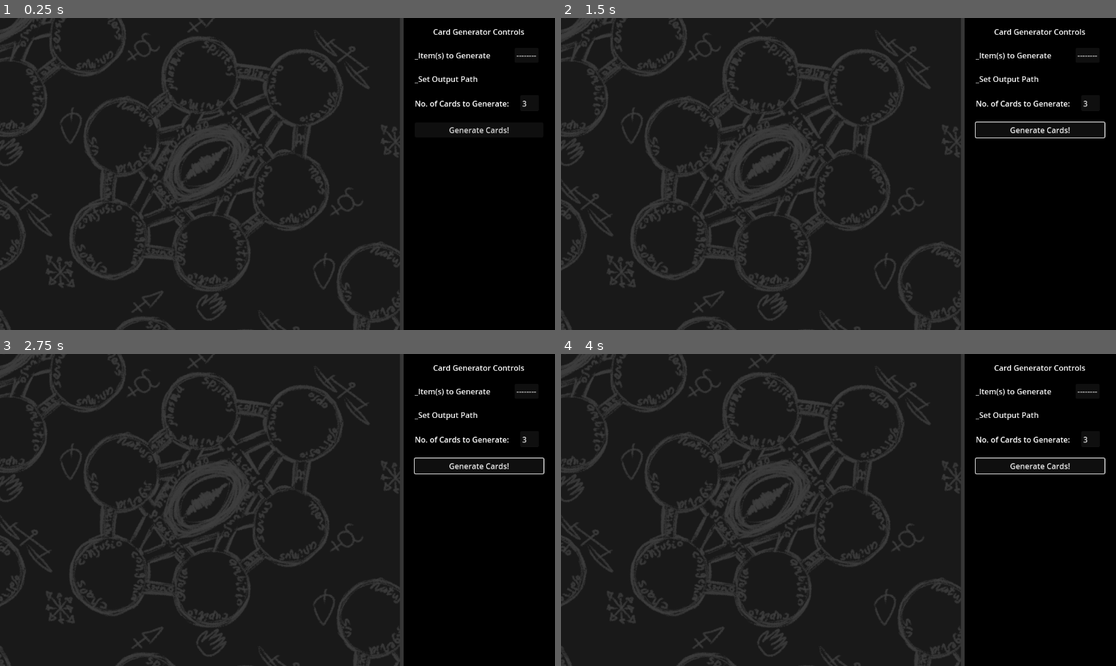
Above: before the commit, frames 1-4 (two rows, left to right).
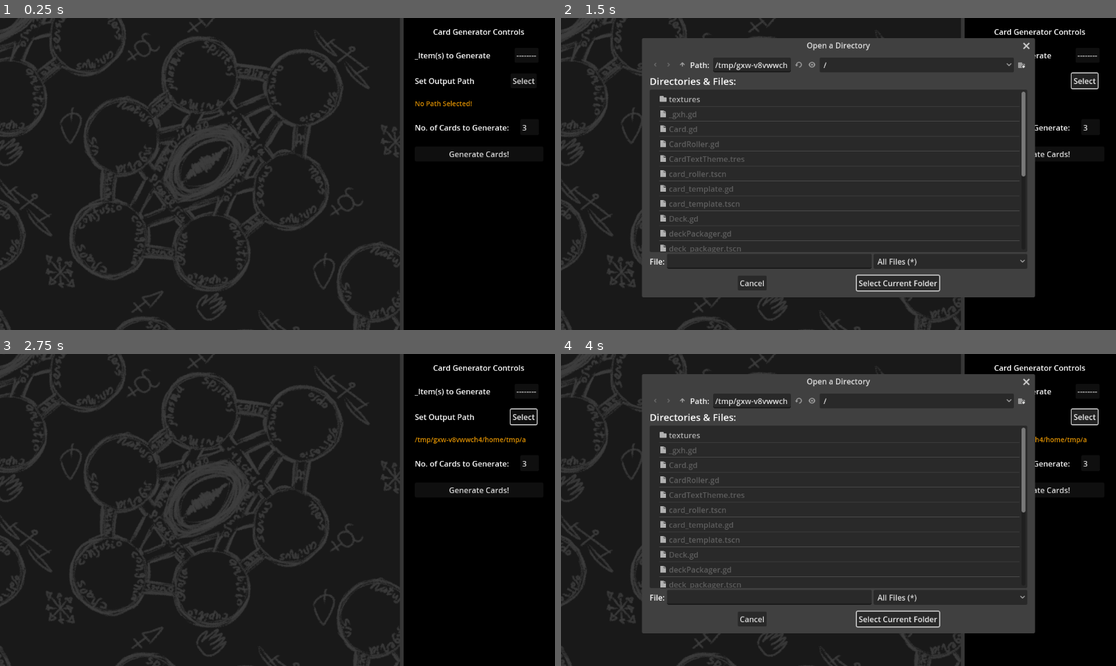
Above: after the commit, the same moments.

Repository: Blue-Kobold/Masters-of-Mana
Game: Godot game, scene res://main_screen.tscn
The game is run twice, just before and just after one commit, with the same random seed, the same clock (stepped at 60 frames per second) and the same inputs.
Inputs (mouse positions are in pixels of both pictures, inside the frame that each line leads up to):
- Up to frame 1 (0.25 s): no input
- Up to frame 2 (1.5 s): click "Generate Cards!" at 0.5 s; click (1082, 80) at 1.25 s, where only the run after the commit has a clickable "Select"
- Up to frame 3 (2.75 s): click (338, 619) at 2 s, where only the run after the commit has a clickable "Select Current Folder"
- Up to frame 4 (4 s): click "Generate Cards!" at 2.75 s; click (1082, 416) at 3.5 s, where only the run after the commit has a clickable "Select"

The runs differ from the first frame. In frame 1, 0.8% of the frame differs, in the area x 74-97%, y 18-45%; in frame 2, 25%; in frame 3, 1.1%; in frame 4, 25%, in the area x 14-99%, y 6-90%.

Commit message:
Added Dir Selection

Diff:
--- a/main_screen.tscn
+++ b/main_screen.tscn
@@ -1,5 +1,6 @@
-[gd_scene load_steps=4 format=3 uid="uid://dycssoiecdk7r"]
-
+[gd_scene load_steps=5 format=3 uid="uid://dycssoiecdk7r"]
+
+[ext_resource type="Script" path="res://ui_handler.gd" id="1_avh4f"]
 [ext_resource type="Script" path="res://CardRoller.gd" id="1_svu8i"]
 [ext_resource type="Texture2D" uid="uid://bf8mbquf68jdb" path="res://textures/Chalk_Affinity_Sigil.png" id="2_86o2s"]
 
@@ -12,6 +13,7 @@
 anchor_bottom = 1.0
 grow_horizontal = 2
 grow_vertical = 2
+script = ExtResource("1_avh4f")
 
 [node name="ColorRect" type="ColorRect" parent="."]
 layout_mode = 1
@@ -29,112 +31,96 @@
 self_modulate = Color(1, 1, 1, 0.160784)
 position = Vector2(420.597, 320.604)
 rotation = 0.908238
-scale = Vector2(1, 1)
 texture = ExtResource("2_86o2s")
 
 [node name="ChalkAffinitySigil2" type="Sprite2D" parent="Node2D"]
 self_modulate = Color(1, 1, 1, 0.160784)
 position = Vector2(-1.40308, -0.395874)
 rotation = 0.908238
-scale = Vector2(1, 1)
 texture = ExtResource("2_86o2s")
 
 [node name="ChalkAffinitySigil3" type="Sprite2D" parent="Node2D"]
 self_modulate = Color(1, 1, 1, 0.160784)
 position = Vector2(-238.403, 626.604)
 rotation = 0.908238
-scale = Vector2(1, 1)
 texture = ExtResource("2_86o2s")
 
 [node name="ChalkAffinitySigil4" type="Sprite2D" parent="Node2D"]
 self_modulate = Color(1, 1, 1, 0.160784)
 position = Vector2(304.597, 902.604)
 rotation = 0.908238
-scale = Vector2(1, 1)
 texture = ExtResource("2_86o2s")
 
 [node name="ChalkAffinitySigil5" type="Sprite2D" parent="Node2D"]
 self_modulate = Color(1, 1, 1, 0.160784)
 position = Vector2(946, 623)
 rotation = 0.908238
-scale = Vector2(1, 1)
 texture = ExtResource("2_86o2s")
 
 [node name="ChalkAffinitySigil6" type="Sprite2D" parent="Node2D"]
 self_modulate = Color(1, 1, 1, 0.160784)
 position = Vector2(1116, 50)
 rotation = 0.908238
-scale = Vector2(1, 1)
 texture = ExtResource("2_86o2s")
 
 [node name="ChalkAffinitySigil7" type="Sprite2D" parent="Node2D"]
 self_modulate = Color(1, 1, 1, 0.160784)
 position = Vector2(665, -310)
 rotation = 0.908238
-scale = Vector2(1, 1)
 texture = ExtResource("2_86o2s")
 
 [node name="ChalkAffinitySigil8" type="Sprite2D" parent="Node2D"]
 self_modulate = Color(1, 1, 1, 0.160784)
 position = Vector2(1579, 390)
 rotation = 0.908238
-scale = Vector2(1, 1)
 texture = ExtResource("2_86o2s")
 
 [node name="ChalkAffinitySigil9" type="Sprite2D" parent="Node2D"]
 self_modulate = Color(1, 1, 1, 0.160784)
 position = Vector2(1352, 987)
 rotation = 0.908238
-scale = Vector2(1, 1)
 texture = ExtResource("2_86o2s")
 
 [node name="ChalkAffinitySigil10" type="Sprite2D" parent="Node2D"]
 self_modulate = Color(1, 1, 1, 0.160784)
 position = Vector2(726, 1252)
 rotation = 0.908238
-scale = Vector2(1, 1)
 texture = ExtResource("2_86o2s")
 
 [node name="ChalkAffinitySigil11" type="Sprite2D" parent="Node2D"]
 self_modulate = Color(1, 1, 1, 0.160784)
 position = Vector2(106, 1512)
 rotation = 0.908238
-scale = Vector2(1, 1)
 texture = ExtResource("2_86o2s")
 
 [node name="ChalkAffinitySigil12" type="Sprite2D" parent="Node2D"]
 self_modulate = Color(1, 1, 1, 0.160784)
 position = Vector2(-347, 1213)
 rotation = 0.908238
-scale = Vector2(1, 1)
 texture = ExtResource("2_86o2s")
 
 [node name="ChalkAffinitySigil13" type="Sprite2D" parent="Node2D"]
 self_modulate = Color(1, 1, 1, 0.160784)
 position = Vector2(1182, 1570)
 rotation = 0.908238
-scale = Vector2(1, 1)
 texture = ExtResource("2_86o2s")
 
 [node name="ChalkAffinitySigil14" type="Sprite2D" parent="Node2D"]
 self_modulate = Color(1, 1, 1, 0.160784)
 position = Vector2(565, 1830)
 rotation = 0.908238
-scale = Vector2(1, 1)
 texture = ExtResource("2_86o2s")
 
 [node name="ChalkAffinitySigil15" type="Sprite2D" parent="Node2D"]
 self_modulate = Color(1, 1, 1, 0.160784)
 position = Vector2(1808, 1309)
 rotation = 0.908238
-scale = Vector2(1, 1)
 texture = ExtResource("2_86o2s")
 
 [node name="ChalkAffinitySigil16" type="Sprite2D" parent="Node2D"]
 self_modulate = Color(1, 1, 1, 0.160784)
 position = Vector2(1981, 719)
 rotation = 0.908238
-scale = Vector2(1, 1)
 texture = ExtResource("2_86o2s")
 
 [node name="ColorRect2" type="ColorRect" parent="."]
@@ -202,10 +188,31 @@
 
 [node name="HBoxContainer2" type="HBoxContainer" parent="HBoxContainer"]
 layout_mode = 2
+theme_override_constants/separation = 75
 
 [node name="Label" type="Label" parent="HBoxContainer/HBoxContainer2"]
 layout_mode = 2
-text = "_Set Output Path"
+text = "Set Output Path"
+
+[node name="FileDialog" type="FileDialog" parent="HBoxContainer/HBoxContainer2"]
+mode = 2
+title = "Open a Directory"
+initial_position = 1
+size = Vector2i(800, 500)
+ok_button_text = "Select Current Folder"
+file_mode = 2
+access = 2
+
+[node name="FileDialogButton" type="Button" parent="HBoxContainer/HBoxContainer2"]
+layout_mode = 2
+text = "Select"
+
+[node name="SelectedDir" type="Label" parent="HBoxContainer"]
+layout_mode = 2
+theme_override_colors/font_color = Color(0.862745, 0.560784, 0, 1)
+theme_override_font_sizes/font_size = 14
+text = "No Path Selected!"
+text_overrun_behavior = 3
 
 [node name="HBoxContainer3" type="HBoxContainer" parent="HBoxContainer"]
 layout_mode = 2
@@ -228,4 +235,6 @@
 text = "Generate Cards!"
 script = ExtResource("1_svu8i")
 
+[connection signal="dir_selected" from="HBoxContainer/HBoxContainer2/FileDialog" to="." method="_on_file_dialog_dir_selected"]
+[connection signal="pressed" from="HBoxContainer/HBoxContainer2/FileDialogButton" to="." method="_on_file_dialog_button_pressed"]
 [connection signal="pressed" from="HBoxContainer/Button" to="HBoxContainer/Button" method="_on_pressed"]
--- /dev/null
+++ b/ui_handler.gd
@@ -0,0 +1,11 @@
+extends Control
+
+var fileDialogWindow
+
+func _on_file_dialog_button_pressed():
+	fileDialogWindow = self.find_child("FileDialog", true)
+	fileDialogWindow.visible = true
+
+
+func _on_file_dialog_dir_selected(dir):
+	self.find_child("SelectedDir", true).text = fileDialogWindow.get_current_dir()
